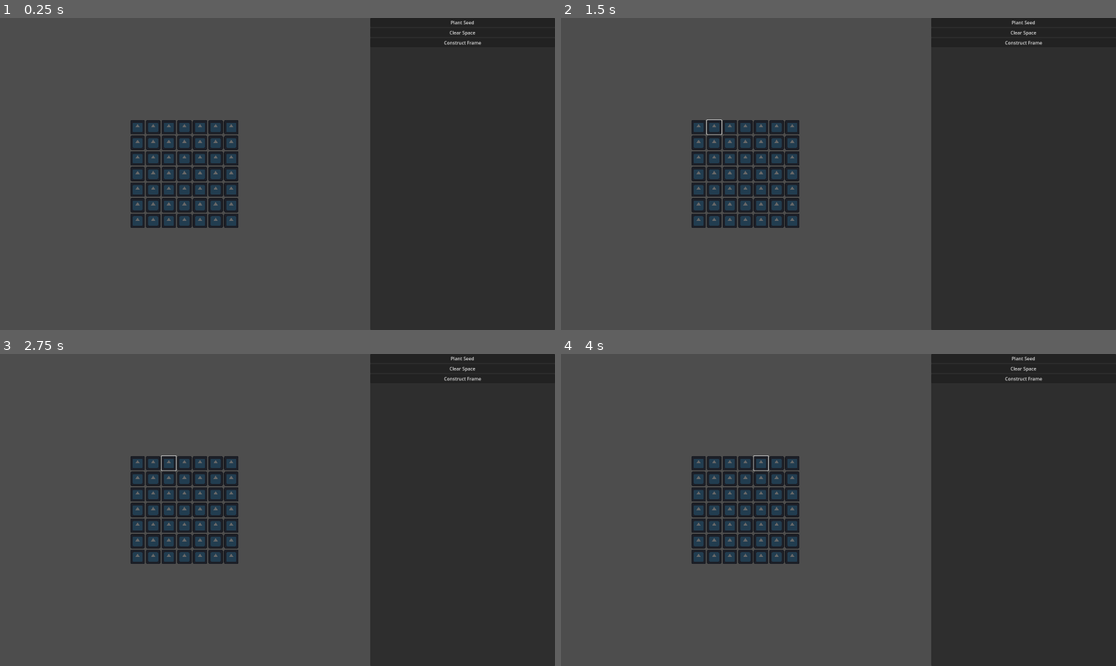
Above: before the commit, frames 1-4 (two rows, left to right).
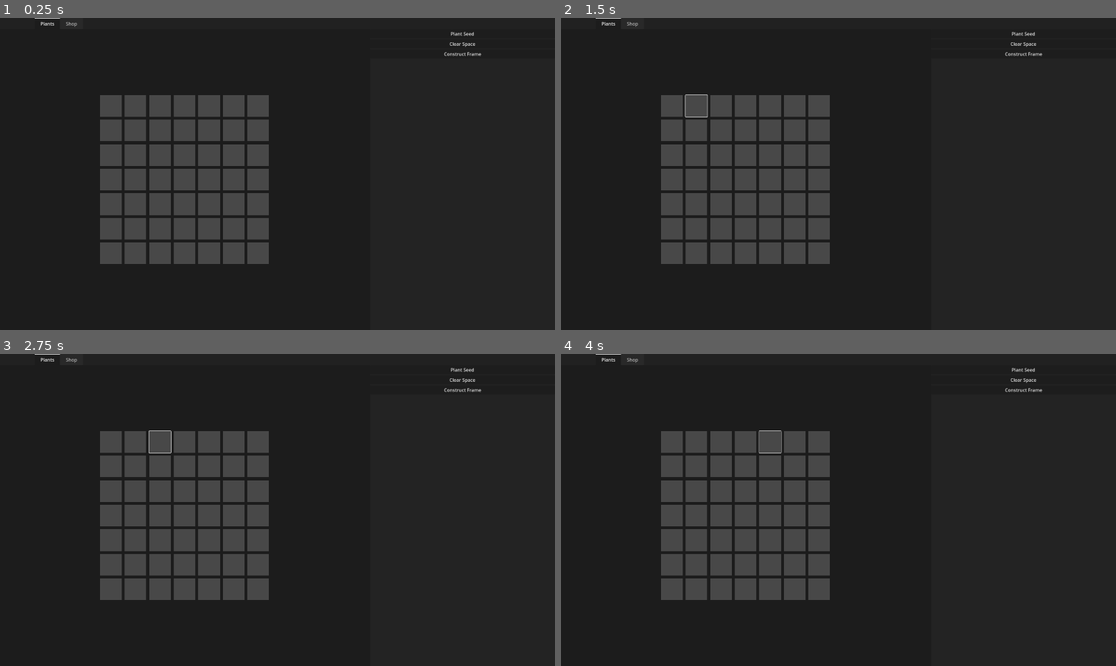
Above: after the commit, the same moments.

Repository: tylercchase/agricraft_godot
Game: Godot game, scene res://src/main.tscn
Same seed, same stepped clock (60 frames per second), same inputs: the game is played once before the commit and once after it. The engine's default icon, where the game draws it, is replaced by a stand-in: a white triangle on a blue panel in a dark square.
Inputs (mouse positions are in pixels of both pictures, inside the frame that each line leads up to; where the layout moved, square brackets give the same spot in the first picture):
- Up to frame 1 (0.25 s): no input
- Up to frame 2 (1.5 s): click (672, 105) [699, 127] at 0.5 s; click (694, 105) [716, 127] at 1.25 s
- Up to frame 3 (2.75 s): click (160, 441) [166, 463] at 2 s
- Up to frame 4 (4 s): click (744, 441) [744, 463] at 2.75 s; click (771, 441) [760, 463] at 3.5 s

The runs differ from the first frame. In frame 1, 57% of the frame differs, in the area x 0-87%, y 0-100%; in frame 2, 57%; in frame 3, 57%; in frame 4, 57%.

Commit message:
feat: styling and item tooltip setup

Diff:
--- a/project.godot
+++ b/project.godot
@@ -23,3 +23,11 @@
 
 window/size/viewport_width=1920
 window/size/viewport_height=1080
+
+[editor_plugins]
+
+enabled=PackedStringArray("res://addons/theme_gen_save_sync/plugin.cfg")
+
+[gui]
+
+theme/custom="uid://c7x3bwangpf2a"
--- /dev/null
+++ b/src/items/item.gd
@@ -0,0 +1,9 @@
+
+class_name InventoryItem
+extends Resource
+
+@export var name = ''
+@export var id = ''
+@export_multiline var description = ''
+
+@export var display_character = '?'
--- /dev/null
+++ b/src/items/resources/wheat.tres
@@ -0,0 +1,11 @@
+[gd_resource type="Resource" script_class="InventoryItem" load_steps=2 format=3 uid="uid://c4tsi2bepmoye"]
+
+[ext_resource type="Script" uid="uid://v83jxvpytv2l" path="res://src/items/item.gd" id="1_rxmuc"]
+
+[resource]
+script = ExtResource("1_rxmuc")
+name = "Wheat"
+id = "wheat-item"
+description = "A piece of wheat, idk maybe you can make bread?"
+display_character = "w"
+metadata/_custom_type_script = "uid://v83jxvpytv2l"
--- a/src/main.tscn
+++ b/src/main.tscn
@@ -17,7 +17,7 @@
 grow_horizontal = 2
 grow_vertical = 2
 
-[node name="HBoxContainer" type="HBoxContainer" parent="."]
+[node name="Panel" type="Panel" parent="."]
 layout_mode = 1
 anchors_preset = 15
 anchor_right = 1.0
@@ -25,178 +25,200 @@
 grow_horizontal = 2
 grow_vertical = 2
 
-[node name="PlantGridContainer" type="GridContainer" parent="HBoxContainer"]
+[node name="TabContainer" type="TabContainer" parent="."]
+layout_mode = 1
+anchors_preset = 15
+anchor_right = 1.0
+anchor_bottom = 1.0
+grow_horizontal = 2
+grow_vertical = 2
+size_flags_horizontal = 3
+size_flags_stretch_ratio = 2.0
+current_tab = 0
+
+[node name="Plants" type="HBoxContainer" parent="TabContainer"]
+layout_mode = 2
+metadata/_tab_index = 0
+
+[node name="PlantGridContainer" type="GridContainer" parent="TabContainer/Plants"]
 layout_mode = 2
 size_flags_horizontal = 6
 size_flags_vertical = 4
 size_flags_stretch_ratio = 2.0
+theme_override_constants/h_separation = 10
+theme_override_constants/v_separation = 10
 columns = 7
 script = ExtResource("1_gh0ne")
 
-[node name="PanelContainer" parent="HBoxContainer/PlantGridContainer" instance=ExtResource("1_eewff")]
-layout_mode = 2
-
-[node name="PanelContainer2" parent="HBoxContainer/PlantGridContainer" instance=ExtResource("1_eewff")]
-layout_mode = 2
-
-[node name="PanelContainer3" parent="HBoxContainer/PlantGridContainer" instance=ExtResource("1_eewff")]
-layout_mode = 2
-
-[node name="PanelContainer4" parent="HBoxContainer/PlantGridContainer" instance=ExtResource("1_eewff")]
-layout_mode = 2
-
-[node name="PanelContainer5" parent="HBoxContainer/PlantGridContainer" instance=ExtResource("1_eewff")]
-layout_mode = 2
-
-[node name="PanelContainer6" parent="HBoxContainer/PlantGridContainer" instance=ExtResource("1_eewff")]
-layout_mode = 2
-
-[node name="PanelContainer7" parent="HBoxContainer/PlantGridContainer" instance=ExtResource("1_eewff")]
-layout_mode = 2
-
-[node name="PanelContainer8" parent="HBoxContainer/PlantGridContainer" instance=ExtResource("1_eewff")]
-layout_mode = 2
-
-[node name="PanelContainer9" parent="HBoxContainer/PlantGridContainer" instance=ExtResource("1_eewff")]
-layout_mode = 2
-
-[node name="PanelContainer10" parent="HBoxContainer/PlantGridContainer" instance=ExtResource("1_eewff")]
-layout_mode = 2
-
-[node name="PanelContainer11" parent="HBoxContainer/PlantGridContainer" instance=ExtResource("1_eewff")]
-layout_mode = 2
-
-[node name="PanelContainer12" parent="HBoxContainer/PlantGridContainer" instance=ExtResource("1_eewff")]
-layout_mode = 2
-
-[node name="PanelContainer13" parent="HBoxContainer/PlantGridContainer" instance=ExtResource("1_eewff")]
-layout_mode = 2
-
-[node name="PanelContainer14" parent="HBoxContainer/PlantGridContainer" instance=ExtResource("1_eewff")]
-layout_mode = 2
-
-[node name="PanelContainer15" parent="HBoxContainer/PlantGridContainer" instance=ExtResource("1_eewff")]
-layout_mode = 2
-
-[node name="PanelContainer16" parent="HBoxContainer/PlantGridContainer" instance=ExtResource("1_eewff")]
-layout_mode = 2
-
-[node name="PanelContainer17" parent="HBoxContainer/PlantGridContainer" instance=ExtResource("1_eewff")]
-layout_mode = 2
-
-[node name="PanelContainer18" parent="HBoxContainer/PlantGridContainer" instance=ExtResource("1_eewff")]
-layout_mode = 2
-
-[node name="PanelContainer19" parent="HBoxContainer/PlantGridContainer" instance=ExtResource("1_eewff")]
-layout_mode = 2
-
-[node name="PanelContainer20" parent="HBoxContainer/PlantGridContainer" instance=ExtResource("1_eewff")]
-layout_mode = 2
-
-[node name="PanelContainer21" parent="HBoxContainer/PlantGridContainer" instance=ExtResource("1_eewff")]
-layout_mode = 2
-
-[node name="PanelContainer22" parent="HBoxContainer/PlantGridContainer" instance=ExtResource("1_eewff")]
-layout_mode = 2
-
-[node name="PanelContainer23" parent="HBoxContainer/PlantGridContainer" instance=ExtResource("1_eewff")]
-layout_mode = 2
-
-[node name="PanelContainer24" parent="HBoxContainer/PlantGridContainer" instance=ExtResource("1_eewff")]
-layout_mode = 2
-
-[node name="PanelContainer25" parent="HBoxContainer/PlantGridContainer" instance=ExtResource("1_eewff")]
-layout_mode = 2
-
-[node name="PanelContainer26" parent="HBoxContainer/PlantGridContainer" instance=ExtResource("1_eewff")]
-layout_mode = 2
-
-[node name="PanelContainer27" parent="HBoxContainer/PlantGridContainer" instance=ExtResource("1_eewff")]
-layout_mode = 2
-
-[node name="PanelContainer28" parent="HBoxContainer/PlantGridContainer" instance=ExtResource("1_eewff")]
-layout_mode = 2
-
-[node name="PanelContainer29" parent="HBoxContainer/PlantGridContainer" instance=ExtResource("1_eewff")]
-layout_mode = 2
-
-[node name="PanelContainer30" parent="HBoxContainer/PlantGridContainer" instance=ExtResource("1_eewff")]
-layout_mode = 2
-
-[node name="PanelContainer31" parent="HBoxContainer/PlantGridContainer" instance=ExtResource("1_eewff")]
-layout_mode = 2
-
-[node name="PanelContainer32" parent="HBoxContainer/PlantGridContainer" instance=ExtResource("1_eewff")]
-layout_mode = 2
-
-[node name="PanelContainer33" parent="HBoxContainer/PlantGridContainer" instance=ExtResource("1_eewff")]
-layout_mode = 2
-
-[node name="PanelContainer34" parent="HBoxContainer/PlantGridContainer" instance=ExtResource("1_eewff")]
-layout_mode = 2
-
-[node name="PanelContainer35" parent="HBoxContainer/PlantGridContainer" instance=ExtResource("1_eewff")]
-layout_mode = 2
-
-[node name="PanelContainer36" parent="HBoxContainer/PlantGridContainer" instance=ExtResource("1_eewff")]
-layout_mode = 2
-
-[node name="PanelContainer37" parent="HBoxContainer/PlantGridContainer" instance=ExtResource("1_eewff")]
-layout_mode = 2
-
-[node name="PanelContainer38" parent="HBoxContainer/PlantGridContainer" instance=ExtResource("1_eewff")]
-layout_mode = 2
-
-[node name="PanelContainer39" parent="HBoxContainer/PlantGridContainer" instance=ExtResource("1_eewff")]
-layout_mode = 2
-
-[node name="PanelContainer40" parent="HBoxContainer/PlantGridContainer" instance=ExtResource("1_eewff")]
-layout_mode = 2
-
-[node name="PanelContainer41" parent="HBoxContainer/PlantGridContainer" instance=ExtResource("1_eewff")]
-layout_mode = 2
-
-[node name="PanelContainer42" parent="HBoxContainer/PlantGridContainer" instance=ExtResource("1_eewff")]
-layout_mode = 2
-
-[node name="PanelContainer43" parent="HBoxContainer/PlantGridContainer" instance=ExtResource("1_eewff")]
-layout_mode = 2
-
-[node name="PanelContainer44" parent="HBoxContainer/PlantGridContainer" instance=ExtResource("1_eewff")]
-layout_mode = 2
-
-[node name="PanelContainer45" parent="HBoxContainer/PlantGridContainer" instance=ExtResource("1_eewff")]
-layout_mode = 2
-
-[node name="PanelContainer46" parent="HBoxContainer/PlantGridContainer" instance=ExtResource("1_eewff")]
-layout_mode = 2
-
-[node name="PanelContainer47" parent="HBoxContainer/PlantGridContainer" instance=ExtResource("1_eewff")]
-layout_mode = 2
-
-[node name="PanelContainer48" parent="HBoxContainer/PlantGridContainer" instance=ExtResource("1_eewff")]
-layout_mode = 2
-
-[node name="PanelContainer49" parent="HBoxContainer/PlantGridContainer" instance=ExtResource("1_eewff")]
-layout_mode = 2
-
-[node name="MenuContainer" parent="HBoxContainer" node_paths=PackedStringArray("inventory_manager") instance=ExtResource("3_5q4o7")]
-layout_mode = 2
-inventory_manager = NodePath("../../InventoryManager")
+[node name="PanelContainer" parent="TabContainer/Plants/PlantGridContainer" instance=ExtResource("1_eewff")]
+layout_mode = 2
+
+[node name="PanelContainer2" parent="TabContainer/Plants/PlantGridContainer" instance=ExtResource("1_eewff")]
+layout_mode = 2
+
+[node name="PanelContainer3" parent="TabContainer/Plants/PlantGridContainer" instance=ExtResource("1_eewff")]
+layout_mode = 2
+
+[node name="PanelContainer4" parent="TabContainer/Plants/PlantGridContainer" instance=ExtResource("1_eewff")]
+layout_mode = 2
+
+[node name="PanelContainer5" parent="TabContainer/Plants/PlantGridContainer" instance=ExtResource("1_eewff")]
+layout_mode = 2
+
+[node name="PanelContainer6" parent="TabContainer/Plants/PlantGridContainer" instance=ExtResource("1_eewff")]
+layout_mode = 2
+
+[node name="PanelContainer7" parent="TabContainer/Plants/PlantGridContainer" instance=ExtResource("1_eewff")]
+layout_mode = 2
+
+[node name="PanelContainer8" parent="TabContainer/Plants/PlantGridContainer" instance=ExtResource("1_eewff")]
+layout_mode = 2
+
+[node name="PanelContainer9" parent="TabContainer/Plants/PlantGridContainer" instance=ExtResource("1_eewff")]
+layout_mode = 2
+
+[node name="PanelContainer10" parent="TabContainer/Plants/PlantGridContainer" instance=ExtResource("1_eewff")]
+layout_mode = 2
+
+[node name="PanelContainer11" parent="TabContainer/Plants/PlantGridContainer" instance=ExtResource("1_eewff")]
+layout_mode = 2
+
+[node name="PanelContainer12" parent="TabContainer/Plants/PlantGridContainer" instance=ExtResource("1_eewff")]
+layout_mode = 2
+
+[node name="PanelContainer13" parent="TabContainer/Plants/PlantGridContainer" instance=ExtResource("1_eewff")]
+layout_mode = 2
+
+[node name="PanelContainer14" parent="TabContainer/Plants/PlantGridContainer" instance=ExtResource("1_eewff")]
+layout_mode = 2
+
+[node name="PanelContainer15" parent="TabContainer/Plants/PlantGridContainer" instance=ExtResource("1_eewff")]
+layout_mode = 2
+
+[node name="PanelContainer16" parent="TabContainer/Plants/PlantGridContainer" instance=ExtResource("1_eewff")]
+layout_mode = 2
+
+[node name="PanelContainer17" parent="TabContainer/Plants/PlantGridContainer" instance=ExtResource("1_eewff")]
+layout_mode = 2
+
+[node name="PanelContainer18" parent="TabContainer/Plants/PlantGridContainer" instance=ExtResource("1_eewff")]
+layout_mode = 2
+
+[node name="PanelContainer19" parent="TabContainer/Plants/PlantGridContainer" instance=ExtResource("1_eewff")]
+layout_mode = 2
+
+[node name="PanelContainer20" parent="TabContainer/Plants/PlantGridContainer" instance=ExtResource("1_eewff")]
+layout_mode = 2
+
+[node name="PanelContainer21" parent="TabContainer/Plants/PlantGridContainer" instance=ExtResource("1_eewff")]
+layout_mode = 2
+
+[node name="PanelContainer22" parent="TabContainer/Plants/PlantGridContainer" instance=ExtResource("1_eewff")]
+layout_mode = 2
+
+[node name="PanelContainer23" parent="TabContainer/Plants/PlantGridContainer" instance=ExtResource("1_eewff")]
+layout_mode = 2
+
+[node name="PanelContainer24" parent="TabContainer/Plants/PlantGridContainer" instance=ExtResource("1_eewff")]
+layout_mode = 2
+
+[node name="PanelContainer25" parent="TabContainer/Plants/PlantGridContainer" instance=ExtResource("1_eewff")]
+layout_mode = 2
+
+[node name="PanelContainer26" parent="TabContainer/Plants/PlantGridContainer" instance=ExtResource("1_eewff")]
+layout_mode = 2
+
+[node name="PanelContainer27" parent="TabContainer/Plants/PlantGridContainer" instance=ExtResource("1_eewff")]
+layout_mode = 2
+
+[node name="PanelContainer28" parent="TabContainer/Plants/PlantGridContainer" instance=ExtResource("1_eewff")]
+layout_mode = 2
+
+[node name="PanelContainer29" parent="TabContainer/Plants/PlantGridContainer" instance=ExtResource("1_eewff")]
+layout_mode = 2
+
+[node name="PanelContainer30" parent="TabContainer/Plants/PlantGridContainer" instance=ExtResource("1_eewff")]
+layout_mode = 2
+
+[node name="PanelContainer31" parent="TabContainer/Plants/PlantGridContainer" instance=ExtResource("1_eewff")]
+layout_mode = 2
+
+[node name="PanelContainer32" parent="TabContainer/Plants/PlantGridContainer" instance=ExtResource("1_eewff")]
+layout_mode = 2
+
+[node name="PanelContainer33" parent="TabContainer/Plants/PlantGridContainer" instance=ExtResource("1_eewff")]
+layout_mode = 2
+
+[node name="PanelContainer34" parent="TabContainer/Plants/PlantGridContainer" instance=ExtResource("1_eewff")]
+layout_mode = 2
+
+[node name="PanelContainer35" parent="TabContainer/Plants/PlantGridContainer" instance=ExtResource("1_eewff")]
+layout_mode = 2
+
+[node name="PanelContainer36" parent="TabContainer/Plants/PlantGridContainer" instance=ExtResource("1_eewff")]
+layout_mode = 2
+
+[node name="PanelContainer37" parent="TabContainer/Plants/PlantGridContainer" instance=ExtResource("1_eewff")]
+layout_mode = 2
+
+[node name="PanelContainer38" parent="TabContainer/Plants/PlantGridContainer" instance=ExtResource("1_eewff")]
+layout_mode = 2
+
+[node name="PanelContainer39" parent="TabContainer/Plants/PlantGridContainer" instance=ExtResource("1_eewff")]
+layout_mode = 2
+
+[node name="PanelContainer40" parent="TabContainer/Plants/PlantGridContainer" instance=ExtResource("1_eewff")]
+layout_mode = 2
+
+[node name="PanelContainer41" parent="TabContainer/Plants/PlantGridContainer" instance=ExtResource("1_eewff")]
+layout_mode = 2
+
+[node name="PanelContainer42" parent="TabContainer/Plants/PlantGridContainer" instance=ExtResource("1_eewff")]
+layout_mode = 2
+
+[node name="PanelContainer43" parent="TabContainer/Plants/PlantGridContainer" instance=ExtResource("1_eewff")]
+layout_mode = 2
+
+[node name="PanelContainer44" parent="TabContainer/Plants/PlantGridContainer" instance=ExtResource("1_eewff")]
+layout_mode = 2
+
+[node name="PanelContainer45" parent="TabContainer/Plants/PlantGridContainer" instance=ExtResource("1_eewff")]
+layout_mode = 2
+
+[node name="PanelContainer46" parent="TabContainer/Plants/PlantGridContainer" instance=ExtResource("1_eewff")]
+layout_mode = 2
+
+[node name="PanelContainer47" parent="TabContainer/Plants/PlantGridContainer" instance=ExtResource("1_eewff")]
+layout_mode = 2
+
+[node name="PanelContainer48" parent="TabContainer/Plants/PlantGridContainer" instance=ExtResource("1_eewff")]
+layout_mode = 2
+
+[node name="PanelContainer49" parent="TabContainer/Plants/PlantGridContainer" instance=ExtResource("1_eewff")]
+layout_mode = 2
+
+[node name="MenuContainer" parent="TabContainer/Plants" node_paths=PackedStringArray("inventory_manager") instance=ExtResource("3_5q4o7")]
+layout_mode = 2
+inventory_manager = NodePath("../../../InventoryManager")
+
+[node name="Shop" type="CenterContainer" parent="TabContainer"]
+visible = false
+layout_mode = 2
+metadata/_tab_index = 1
 
 [node name="InteractionManager" type="Node" parent="." node_paths=PackedStringArray("plant_grid_container", "plant_manager")]
 script = ExtResource("4_3cfgd")
-plant_grid_container = NodePath("../HBoxContainer/PlantGridContainer")
+plant_grid_container = NodePath("../TabContainer/Plants/PlantGridContainer")
 plant_manager = NodePath("../PlantManager")
 
 [node name="PlantGrowthManager" type="Node" parent="." node_paths=PackedStringArray("plant_grid_container", "plant_manager")]
 script = ExtResource("5_fyndt")
-plant_grid_container = NodePath("../HBoxContainer/PlantGridContainer")
+plant_grid_container = NodePath("../TabContainer/Plants/PlantGridContainer")
 plant_manager = NodePath("../PlantManager")
 
 [node name="PlantManager" type="Node" parent="." node_paths=PackedStringArray("plant_grid_container", "inventory_manager")]
 script = ExtResource("6_kmhfv")
-plant_grid_container = NodePath("../HBoxContainer/PlantGridContainer")
+plant_grid_container = NodePath("../TabContainer/Plants/PlantGridContainer")
 inventory_manager = NodePath("../InventoryManager")
 
 [node name="InventoryManager" type="Node" parent="."]
--- a/src/managers/interaction_manager.gd
+++ b/src/managers/interaction_manager.gd
@@ -31,6 +31,7 @@
 
 
 func _on_square_clicked(id):
+    # use selected item later for stuff
     if current_mode == Mode.PLANT:
         plant_manager.plant_crop(load("res://src/plant/resources/wheat.tres"), id)
     elif current_mode == Mode.NONE:
--- a/src/plant/plant.gd
+++ b/src/plant/plant.gd
@@ -5,7 +5,7 @@
 @export var name: String
 @export var id: String
 
-@export var display_character: String
+@export var display_character: String = '?'
 ## How many ticks a mid tier (speed 5) seed should need to grow
 ## (i.e. a tier 10 seed would grow in half this speed, and a tier one at twice the time )
 @export var grow_ticks: int = 10
--- a/src/plant_box/plant_box.tscn
+++ b/src/plant_box/plant_box.tscn
@@ -1,18 +1,20 @@
-[gd_scene load_steps=3 format=3 uid="uid://b7wu05i547vg0"]
+[gd_scene load_steps=4 format=3 uid="uid://b7wu05i547vg0"]
 
 [ext_resource type="Script" uid="uid://dn1v1sxfobq4c" path="res://src/plant_box/plant_box.gd" id="1_85mlm"]
 [ext_resource type="Texture2D" uid="uid://187vmdldpcef" path="res://icon.svg" id="1_nywa7"]
 
+[sub_resource type="StyleBoxFlat" id="StyleBoxFlat_85mlm"]
+bg_color = Color(0.282353, 0.282353, 0.282353, 1)
+
 [node name="PlantBox" type="Button"]
-custom_minimum_size = Vector2(50, 50)
+custom_minimum_size = Vector2(75, 75)
 offset_right = 50.0
 offset_bottom = 50.0
 flat = true
 script = ExtResource("1_85mlm")
 
 [node name="TextureRect" type="TextureRect" parent="."]
-modulate = Color(0.54099, 0.54099, 0.54099, 1)
-z_index = -1
+visible = false
 layout_mode = 1
 anchors_preset = 15
 anchor_right = 1.0
@@ -31,6 +33,7 @@
 grow_horizontal = 2
 grow_vertical = 2
 mouse_filter = 2
+theme_override_styles/background = SubResource("StyleBoxFlat_85mlm")
 show_percentage = false
 
 [node name="Label" type="Label" parent="."]
--- /dev/null
+++ b/src/themes/dark_theme.tres
@@ -0,0 +1,85 @@
+[gd_resource type="Theme" load_steps=11 format=3 uid="uid://c7x3bwangpf2a"]
+
+[sub_resource type="StyleBoxFlat" id="StyleBoxFlat_ssvub"]
+bg_color = Color(0.129558, 0.129558, 0.129558, 1)
+
+[sub_resource type="StyleBoxFlat" id="StyleBoxFlat_7g02t"]
+bg_color = Color(0.137255, 0.137255, 0.137255, 1)
+
+[sub_resource type="StyleBoxFlat" id="StyleBoxFlat_ixgfs"]
+bg_color = Color(0, 0, 0, 1)
+
+[sub_resource type="StyleBoxFlat" id="StyleBoxFlat_mh5kw"]
+bg_color = Color(0, 0, 0, 1)
+
+[sub_resource type="StyleBoxFlat" id="StyleBoxFlat_ulv05"]
+bg_color = Color(0, 0, 0, 1)
+
+[sub_resource type="StyleBoxFlat" id="StyleBoxFlat_kqtel"]
+bg_color = Color(0, 0, 0, 1)
+
+[sub_resource type="StyleBoxFlat" id="StyleBoxFlat_r2vm7"]
+content_margin_left = 20.0
+content_margin_top = 8.0
+content_margin_right = 20.0
+content_margin_bottom = 8.0
+bg_color = Color(1, 1, 1, 0.75)
+draw_center = false
+border_width_left = 2
+border_width_top = 2
+border_width_right = 2
+border_width_bottom = 2
+corner_radius_top_left = 3
+corner_radius_top_right = 3
+corner_radius_bottom_right = 3
+corner_radius_bottom_left = 3
+corner_detail = 5
+expand_margin_left = 2.0
+expand_margin_top = 2.0
+expand_margin_right = 2.0
+expand_margin_bottom = 2.0
+
+[sub_resource type="StyleBoxFlat" id="StyleBoxFlat_tsmyq"]
+content_margin_left = 20.0
+content_margin_top = 8.0
+content_margin_right = 20.0
+content_margin_bottom = 8.0
+bg_color = Color(0.1, 0.1, 0.1, 0.3)
+border_width_left = 1
+border_width_right = 1
+border_color = Color(0.175, 0.175, 0.175, 1)
+corner_detail = 1
+
+[sub_resource type="StyleBoxFlat" id="StyleBoxFlat_1ofww"]
+content_margin_left = 20.0
+content_margin_top = 8.0
+content_margin_right = 20.0
+content_margin_bottom = 8.0
+bg_color = Color(0.1, 0.1, 0.1, 0.6)
+border_width_top = 2
+border_color = Color(1, 1, 1, 0.75)
+corner_detail = 1
+
+[sub_resource type="StyleBoxFlat" id="StyleBoxFlat_ws26n"]
+content_margin_left = 20.0
+content_margin_top = 8.0
+content_margin_right = 20.0
+content_margin_bottom = 8.0
+bg_color = Color(0.180005, 0.180005, 0.180005, 0.6)
+border_width_left = 1
+border_width_right = 1
+border_color = Color(0.175, 0.175, 0.175, 1)
+corner_detail = 1
+
+[resource]
+Panel/styles/panel = SubResource("StyleBoxFlat_ssvub")
+PanelContainer/styles/panel = SubResource("StyleBoxFlat_7g02t")
+TabBar/styles/button_highlight = SubResource("StyleBoxFlat_ixgfs")
+TabBar/styles/button_pressed = SubResource("StyleBoxFlat_mh5kw")
+TabBar/styles/tab_selected = SubResource("StyleBoxFlat_ulv05")
+TabBar/styles/tab_unselected = SubResource("StyleBoxFlat_kqtel")
+TabContainer/constants/side_margin = 120
+TabContainer/styles/tab_focus = SubResource("StyleBoxFlat_r2vm7")
+TabContainer/styles/tab_hovered = SubResource("StyleBoxFlat_tsmyq")
+TabContainer/styles/tab_selected = SubResource("StyleBoxFlat_1ofww")
+TabContainer/styles/tab_unselected = SubResource("StyleBoxFlat_ws26n")
--- /dev/null
+++ b/src/tooltip/item_tooltip.gd
@@ -0,0 +1,6 @@
+extends PanelContainer
+
+
+func setup(data: InventoryItem):
+    %NameLabel.text = data.name
+    %DescriptionLabel.text = data.description
--- /dev/null
+++ b/src/tooltip/item_tooltip.tscn
@@ -0,0 +1,40 @@
+[gd_scene load_steps=2 format=3 uid="uid://cspcfc64uqecx"]
+
+[ext_resource type="Script" uid="uid://crx5x3q75cffb" path="res://src/tooltip/item_tooltip.gd" id="1_vwkb8"]
+
+[node name="ItemTooltipContainer" type="PanelContainer"]
+anchors_preset = 15
+anchor_right = 1.0
+anchor_bottom = 1.0
+offset_right = -1563.0
+offset_bottom = -1012.0
+grow_horizontal = 2
+grow_vertical = 2
+size_flags_horizontal = 3
+size_flags_vertical = 3
+script = ExtResource("1_vwkb8")
+
+[node name="MarginContainer" type="MarginContainer" parent="."]
+layout_mode = 2
+theme_override_constants/margin_left = 5
+theme_override_constants/margin_top = 5
+theme_override_constants/margin_right = 5
+theme_override_constants/margin_bottom = 5
+
+[node name="VBoxContainer" type="VBoxContainer" parent="MarginContainer"]
+layout_mode = 2
+
+[node name="NameLabel" type="Label" parent="MarginContainer/VBoxContainer"]
+layout_mode = 2
+size_flags_horizontal = 4
+size_flags_vertical = 2
+text = "Wheat"
+
+[node name="HSeparator" type="HSeparator" parent="MarginContainer/VBoxContainer"]
+layout_mode = 2
+
+[node name="DescriptionLabel" type="Label" parent="MarginContainer/VBoxContainer"]
+layout_mode = 2
+size_flags_vertical = 3
+size_flags_stretch_ratio = 4.0
+text = "You can make bread or something from this?"
--- a/src/tooltip/tooltip.gd
+++ b/src/tooltip/tooltip.gd
@@ -13,13 +13,12 @@
 
 @export var plant_tooltip_scene: PackedScene
 @export var item_tooltip_scene: PackedScene # not made yet
-
 func _ready() -> void:
     visible = false
     Events.tooltip_change.connect(_on_tooltip_change)
 
 
-func _process(delta: float) -> void:
+func _process(_delta: float) -> void:
     # yoinked code from https://github.com/IndieQuest/Modular-tooltip/blob/master/Tooltip.gd
     # can be better probs but I really don't want to look at this yet
     if !visible:
@@ -49,6 +48,11 @@
         var plant_tooltip = plant_tooltip_scene.instantiate()
         add_child(plant_tooltip)
         plant_tooltip.setup(data)
+    elif type == Type.ITEM:
+        visible = true
+        var item_tooltip = item_tooltip_scene.instantiate()
+        add_child(item_tooltip)
+        item_tooltip.setup(data)
     elif type == Type.NONE:
         visible = false
     pass
--- a/src/tooltip/tooltip.tscn
+++ b/src/tooltip/tooltip.tscn
@@ -1,7 +1,8 @@
-[gd_scene load_steps=3 format=3 uid="uid://q7vq66m46nni"]
+[gd_scene load_steps=4 format=3 uid="uid://q7vq66m46nni"]
 
 [ext_resource type="PackedScene" uid="uid://dfq0y6ar3o3x3" path="res://src/tooltip/seed_tooltip.tscn" id="1_1p4jw"]
 [ext_resource type="Script" uid="uid://brmae4oges1p8" path="res://src/tooltip/tooltip.gd" id="1_sttyh"]
+[ext_resource type="PackedScene" uid="uid://cspcfc64uqecx" path="res://src/tooltip/item_tooltip.tscn" id="3_4cuop"]
 
 [node name="TooltipContainer" type="Control"]
 custom_minimum_size = Vector2(300, 100)
@@ -11,6 +12,18 @@
 offset_bottom = 200.0
 script = ExtResource("1_sttyh")
 plant_tooltip_scene = ExtResource("1_1p4jw")
+item_tooltip_scene = ExtResource("3_4cuop")
 
 [node name="SeedTooltipContainer" parent="." instance=ExtResource("1_1p4jw")]
+visible = false
 layout_mode = 1
+
+[node name="ItemTooltipContainer" parent="." instance=ExtResource("3_4cuop")]
+layout_mode = 0
+anchors_preset = 0
+anchor_right = 0.0
+anchor_bottom = 0.0
+offset_right = 57.0
+offset_bottom = -132.0
+grow_horizontal = 1
+grow_vertical = 1
Not shown, added: src/items/item.gd.uid
Not shown, added: src/tooltip/item_tooltip.gd.uid
